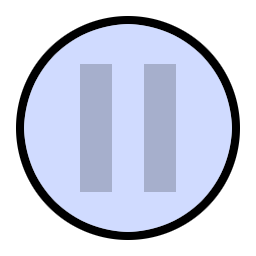
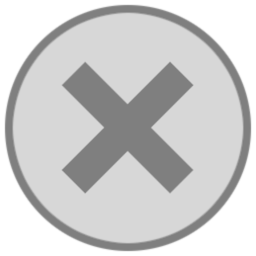
Comparing the layer stacks of the two 256px x 256px images. Changes:
added layer "ButtonOff_50%" (50%) above "Circle" over box(4, 4, 252, 252)
removed layer "pause-back" (was 66%) over box(24, 24, 232, 232)
renamed "pause" to "Pause", hid it, opacity 20% → 100% over box(80, 64, 176, 192)
removed layer "frame" over box(16, 16, 240, 240)
